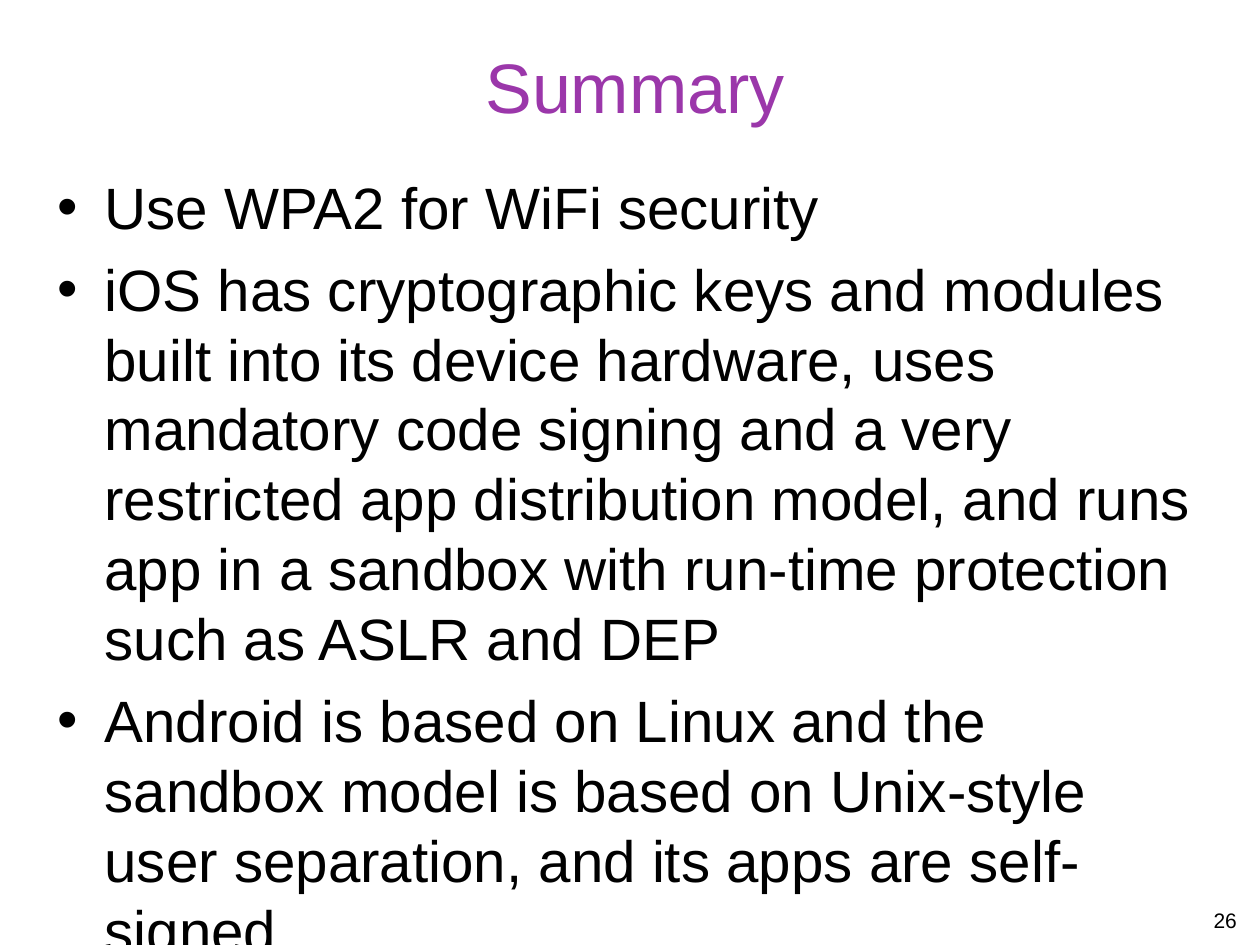
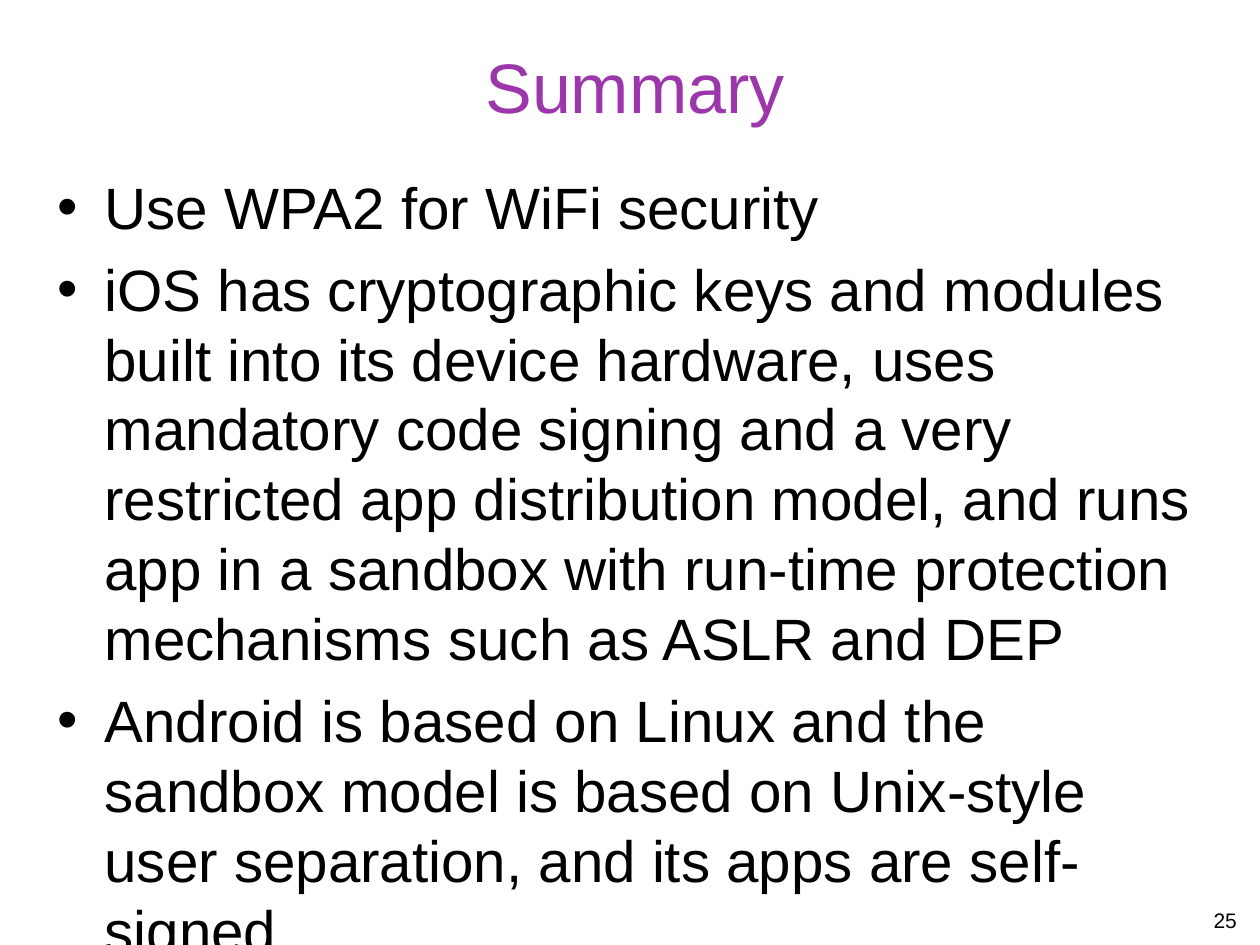
Before and after one commit to gulaoshi/gu.github.io, a slide deck: slide 25 of InfoSec/PPTs/L15-CH24-Wireless Mobile Security.pptx (slide 26 before the commit). Drawn at 1260x945 pixels with LibreOffice and Linux fonts; fonts in the diff are those of the drawing. Boxes give left, top, right and bottom in pixels: in the first picture for what was removed or moved away, otherwise in the second. Text is boxed around its words. In the diff, an @@ line names an element or a change of style, - is before the commit and + after.

```diff
--- a/InfoSec/PPTs/L15-CH24-Wireless Mobile Security.pptx
+++ b/InfoSec/PPTs/L15-CH24-Wireless Mobile Security.pptx
@@ text at (x1=104, y1=268, x2=1189, y2=661): text changed @@
-• iOS has cryptographic keys and modules built into its device hardware, uses mandatory code signing and a very restricted app distribution model, and runs app in a sandbox with run-time protection such as ASLR and DEP
+• iOS has cryptographic keys and modules built into its device hardware, uses mandatory code signing and a very restricted app distribution model, and runs app in a sandbox with run-time protection mechanisms such as ASLR and DEP
@@ page number at (x1=1214, y1=913, x2=1237, y2=929): text changed @@
-26
+25
```
Also in this commit, not shown: 11 other slides changed, 1 slide removed, 3 other files.
